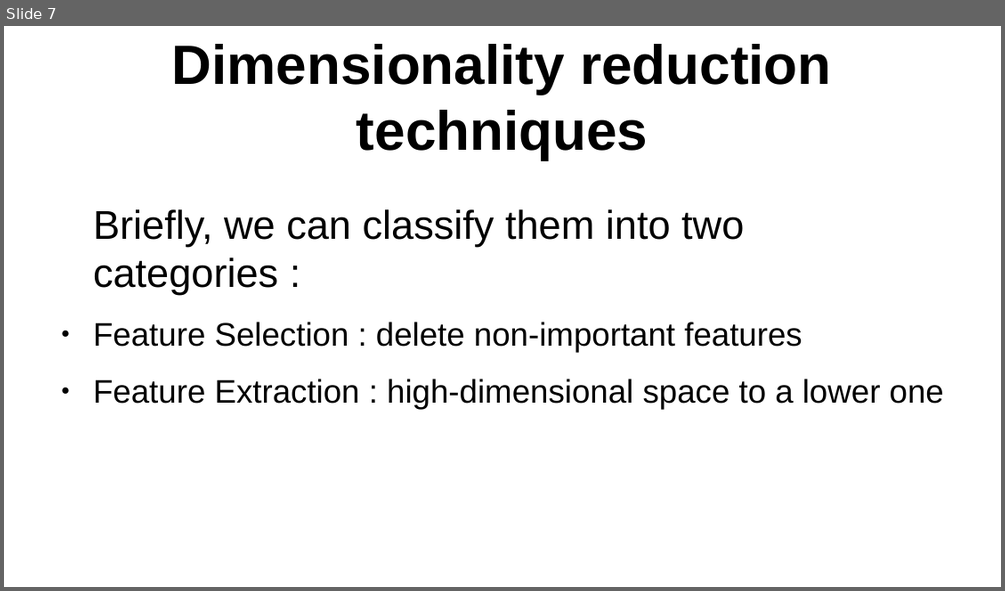
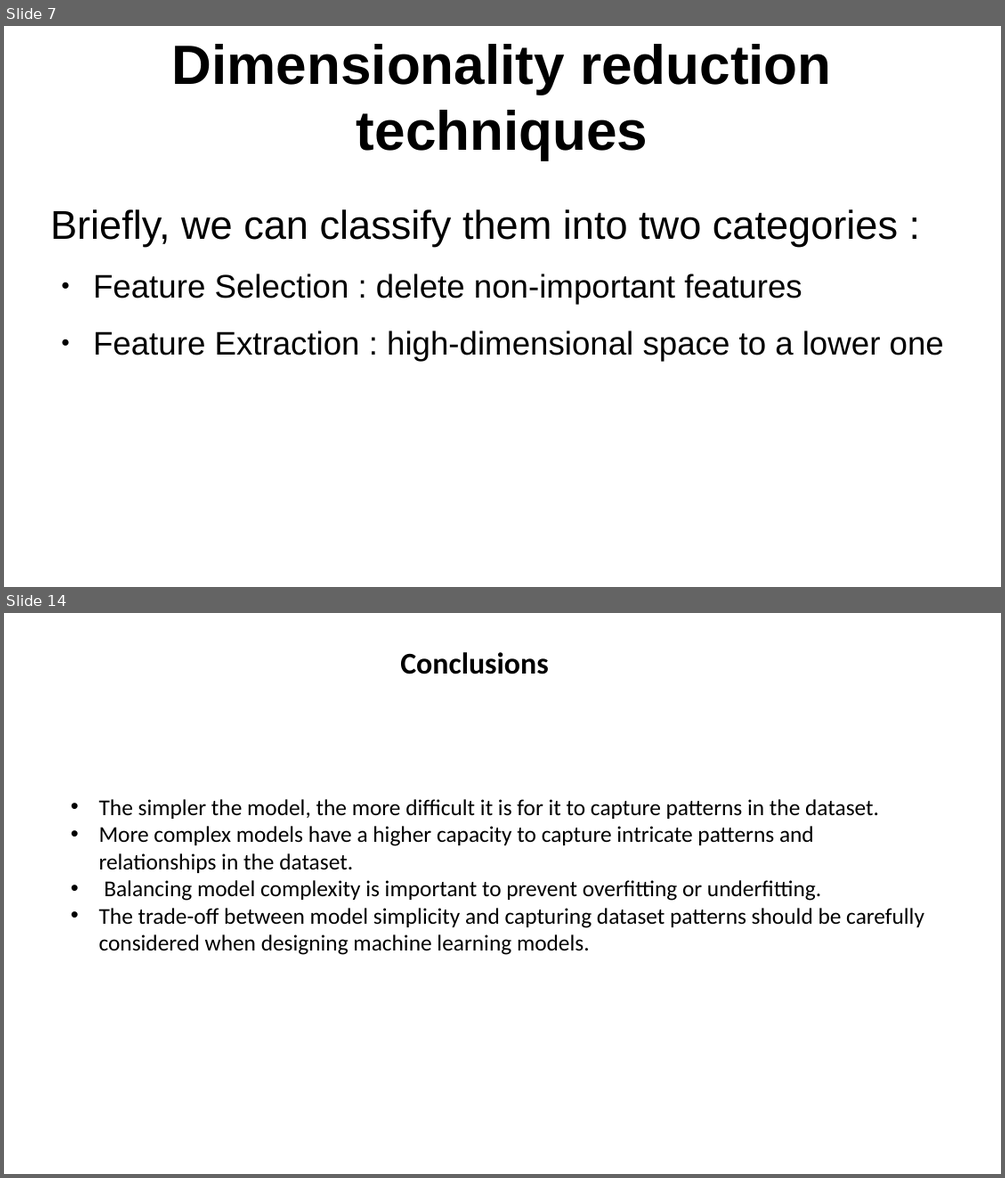
Before and after one commit to whalit/SFML-Project, a slide deck: presentation_Project.odp. Shown one above the other, each under a label of ours: slide 7 before the commit, slides 7 and 14 after it; the slides between them are not shown. The pictures are 1005x591 and 1005x1178 pixels, drawn with LibreOffice and Linux fonts; fonts in the diff are those of the drawing. Boxes give left, top, right and bottom in pixels: in the first picture for what was removed or moved away, otherwise in the second. Text is boxed around its words. In the diff, an @@ line names an element or a change of style, - is before the commit and + after.

```diff
--- a/presentation_Project.odp
+++ b/presentation_Project.odp
@@ slide 14 added at (4, 613, 1001, 1174), background #FFFFFF @@
@@ text added at (400, 652, 549, 674), 24 pt, text #000000, bold @@
+Conclusions
@@ text added at (99, 799, 924, 955), 18 pt, text #000000 @@
+• The simpler the model, the more difficult it is for it to capture patterns in the dataset.
+• More complex models have a higher capacity to capture intricate patterns and relationships in the dataset.
+• Balancing model complexity is important to prevent overfitting or underfitting.
+• The trade-off between model simplicity and capturing dataset patterns should be carefully considered when designing machine learning models.
@@ slide 7 changed as well @@
@@ text "Briefly, we can classify them ..." at (50, 209, 944, 361): indent changed @@
```
Also in this commit, not shown: 4 other slides changed, 6 other slides added.
